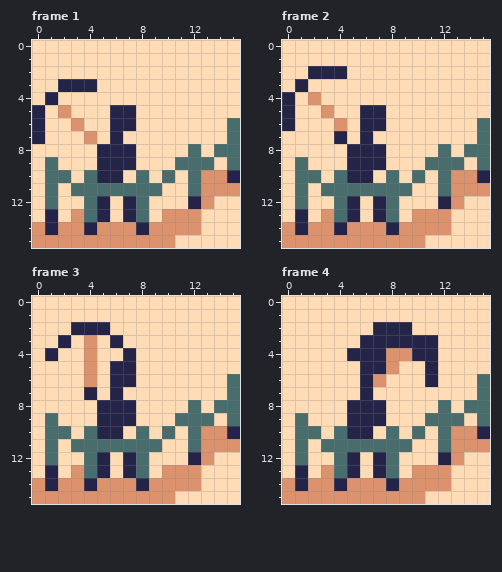
Two states of a pixel-art file, assets/working files/tiles/earth_digsite_smear.aseprite. This is how it looked before the edit.
16x16 pixels, 9 frames. Shown: frame 1, frame 2, frame 3, frame 4. The commit also changed other frames, which this record leaves out.
Now the later version:
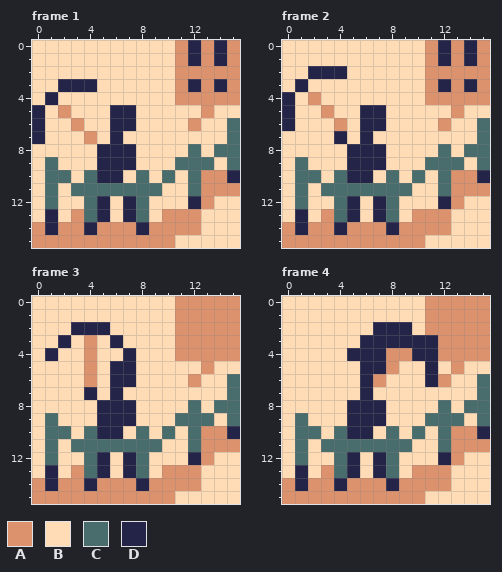
Palette (. is transparent): A #db926d  B #ffdbb6  C #496d6d  D #242449
The author wrote: Smear frame sprite sheets
What changed:
{"change": "layer \"og colours/Speech bubble\" added"}
{"change": "layer \"og colours/Ex2\" added"}
{"where": "frame 1, layers \"og colours/Ex2\", \"og colours/Speech bubble\""}
{"frame":1,"y":0,"x":11,"old":"BBBBB","new":"ADADA"}
{"frame":1,"y":1,"x":11,"old":"BBBBB","new":"ADADA"}
{"frame":1,"y":2,"x":11,"old":"BBBBB","new":"AAAAA"}
{"frame":1,"y":3,"x":11,"old":"BBBBB","new":"ADADA"}
{"frame":1,"y":4,"x":11,"old":"BBBBB","new":"AAAAA"}
{"frame":1,"y":5,"x":13,"old":"B","new":"A"}
{"frame":1,"y":6,"x":12,"old":"B","new":"A"}
{"where": "frame 2, layers \"og colours/Ex2\", \"og colours/Speech bubble\""}
{"frame":2,"y":0,"x":11,"old":"BBBBB","new":"ADADA"}
{"frame":2,"y":1,"x":11,"old":"BBBBB","new":"ADADA"}
{"frame":2,"y":2,"x":11,"old":"BBBBB","new":"AAAAA"}
{"frame":2,"y":3,"x":11,"old":"BBBBB","new":"ADADA"}
{"frame":2,"y":4,"x":11,"old":"BBBBB","new":"AAAAA"}
{"frame":2,"y":5,"x":13,"old":"B","new":"A"}
{"frame":2,"y":6,"x":12,"old":"B","new":"A"}
{"where": "frame 3, layer \"og colours/Speech bubble\""}
{"frame":3,"y":0,"x":11,"old":"BBBBB","new":"AAAAA"}
{"frame":3,"y":1,"x":11,"old":"BBBBB","new":"AAAAA"}
{"frame":3,"y":2,"x":11,"old":"BBBBB","new":"AAAAA"}
{"frame":3,"y":3,"x":11,"old":"BBBBB","new":"AAAAA"}
{"frame":3,"y":4,"x":11,"old":"BBBBB","new":"AAAAA"}
{"frame":3,"y":5,"x":13,"old":"B","new":"A"}
{"frame":3,"y":6,"x":12,"old":"B","new":"A"}
{"where": "frame 4, layer \"og colours/Speech bubble\""}
{"frame":4,"y":0,"x":11,"old":"BBBBB","new":"AAAAA"}
{"frame":4,"y":1,"x":11,"old":"BBBBB","new":"AAAAA"}
{"frame":4,"y":2,"x":11,"old":"BBBBB","new":"AAAAA"}
{"frame":4,"y":3,"x":12,"old":"BBBB","new":"AAAA"}
{"frame":4,"y":4,"x":12,"old":"BBBB","new":"AAAA"}
{"frame":4,"y":5,"x":13,"old":"B","new":"A"}
{"frame":4,"y":6,"x":12,"old":"B","new":"A"}
